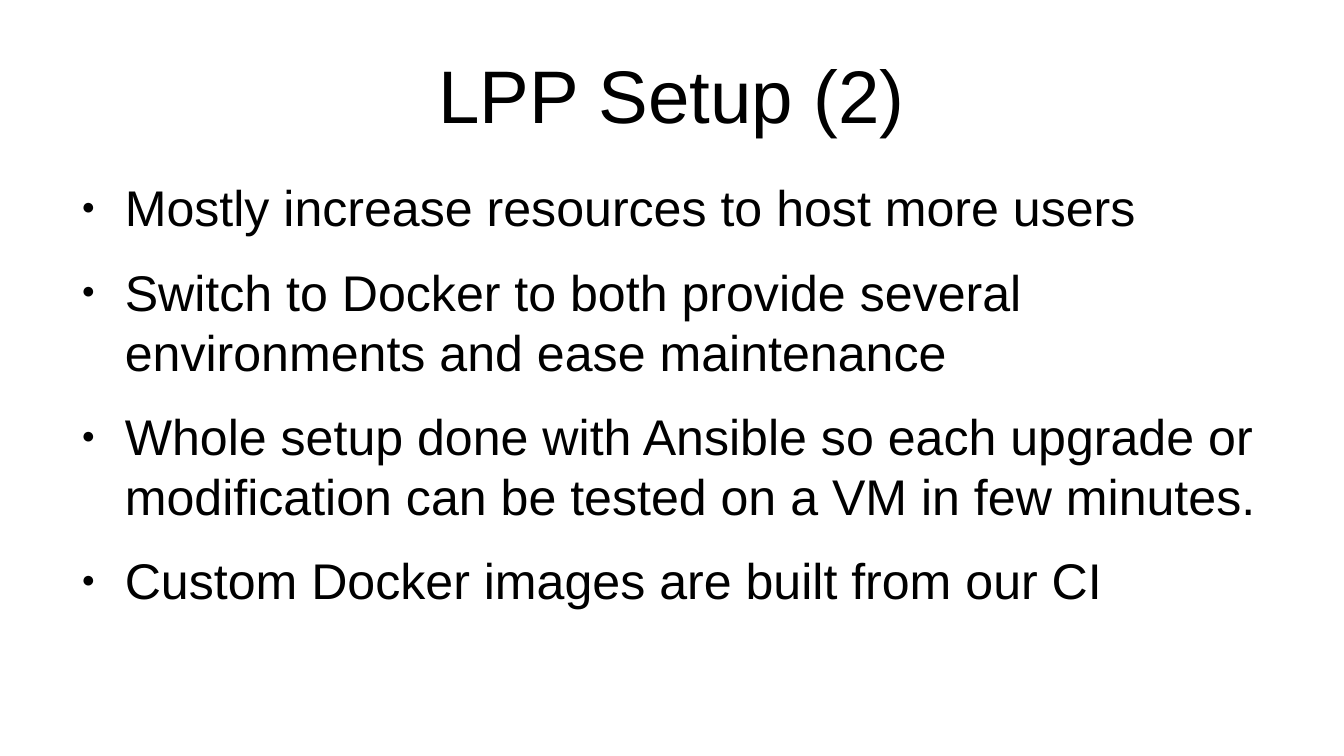
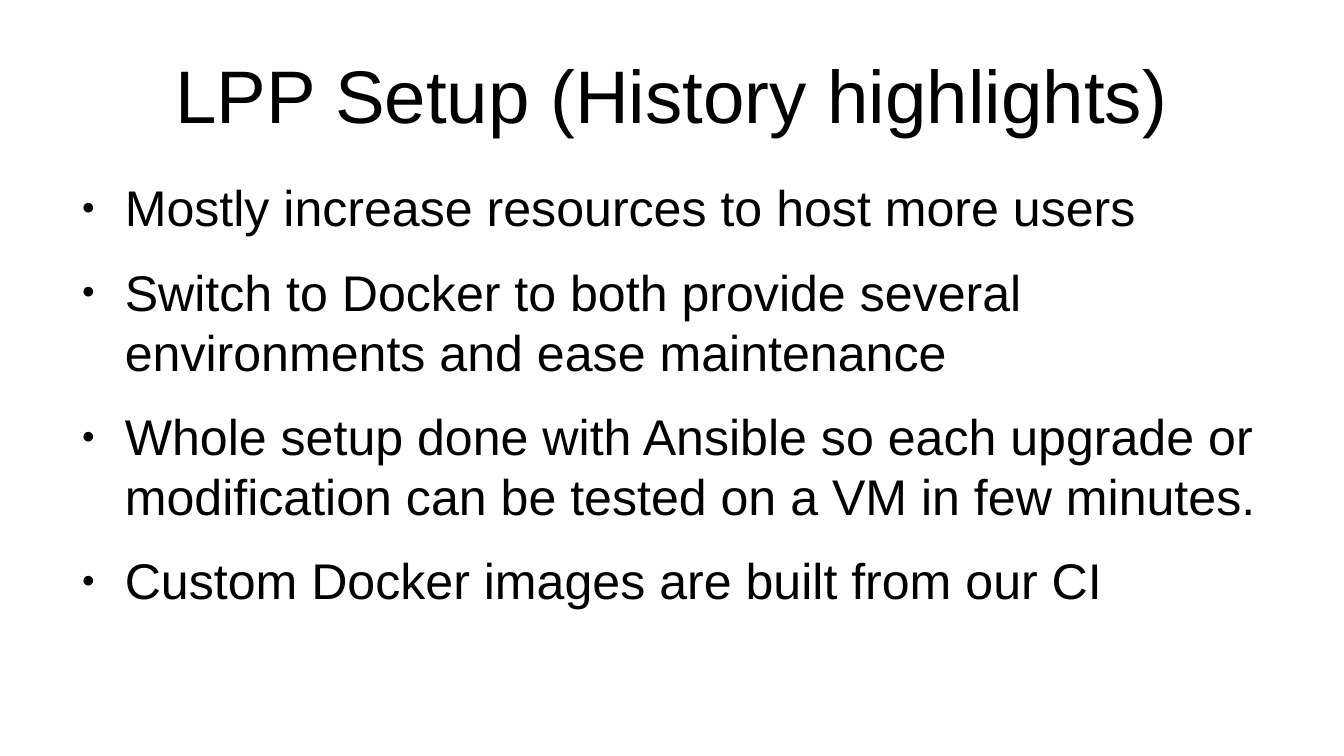
Before and after one commit to jeandet/PICo_Jupyter, a slide deck: slide 13 of PICoJupyter14042022Jeandet.odp (slide 12 before the commit). Drawn at 1344x756 pixels with LibreOffice and Linux fonts; fonts in the diff are those of the drawing. Boxes give left, top, right and bottom in pixels: in the first picture for what was removed or moved away, otherwise in the second. Text is boxed around its words. In the diff, an @@ line names an element or a change of style, - is before the commit and + after.

```diff
--- a/PICoJupyter14042022Jeandet.odp
+++ b/PICoJupyter14042022Jeandet.odp
@@ title at <box>175,69,1166,137</box>: text changed @@
-LPP Setup (2)
+LPP Setup (History highlights)
```
Also in this commit, not shown: 6 other slides changed, 7 slides added.
